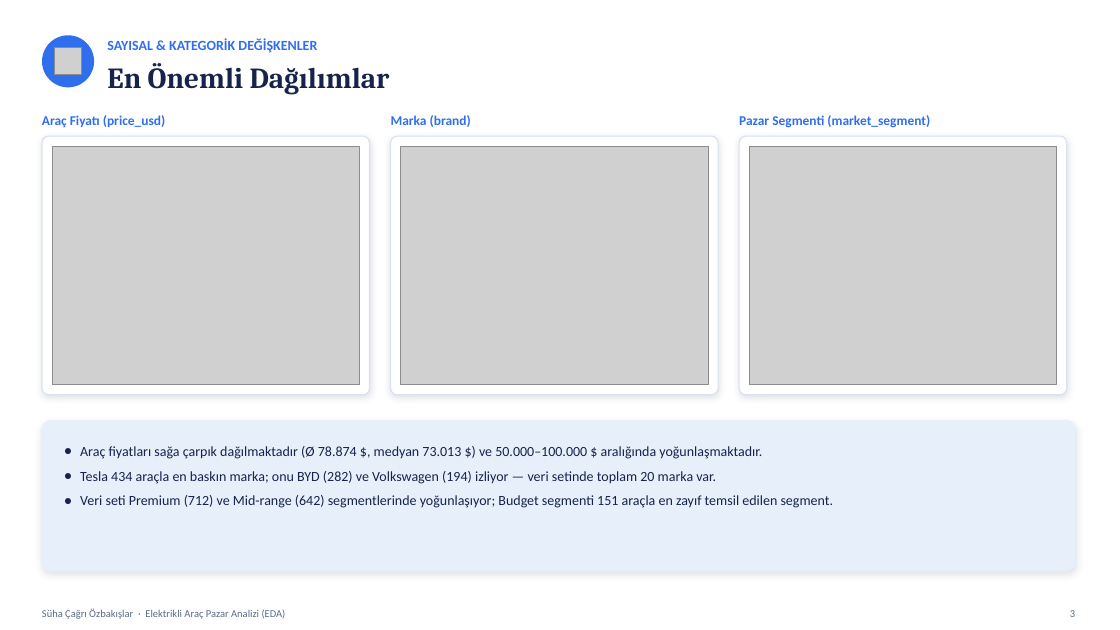
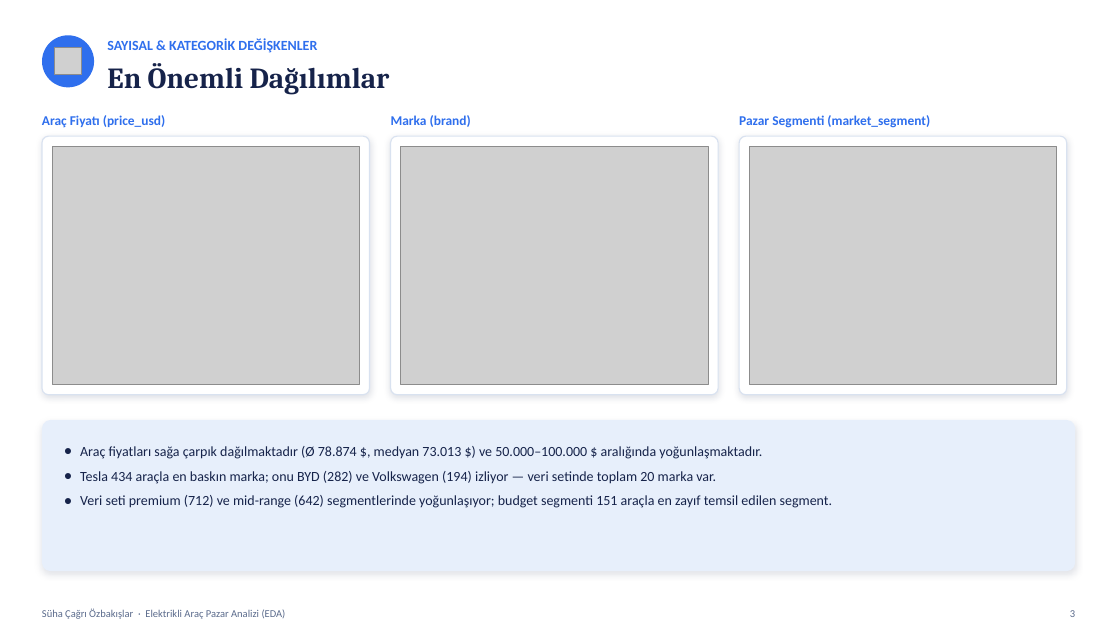
Before and after one commit to ozbakislar/elektrofahrzeuge-datenanalyse, a slide deck: slide 3 of präsentationen/elektrofahrzeuge_datenanalyse_präsentation_tr.pptx. Drawn at 1120x630 pixels with LibreOffice and Linux fonts; fonts in the diff are those of the drawing; grey boxes stand for pictures. Boxes give left, top, right and bottom in pixels: in the first picture for what was removed or moved away, otherwise in the second. Text is boxed around its words. In the diff, an @@ line names an element or a change of style, - is before the commit and + after.

```diff
--- a/präsentationen/elektrofahrzeuge_datenanalyse_präsentation_tr.pptx
+++ b/präsentationen/elektrofahrzeuge_datenanalyse_präsentation_tr.pptx
@@ text at <box>80,495,833,508</box>: text changed @@
-● Veri seti Premium (712) ve Mid-range (642) segmentlerinde yoğunlaşıyor; Budget segmenti 151 araçla en zayıf temsil edilen segment.
+● Veri seti premium (712) ve mid-range (642) segmentlerinde yoğunlaşıyor; budget segmenti 151 araçla en zayıf temsil edilen segment.
```
Also in this commit, not shown: 3 other slides changed, 1 other file.
